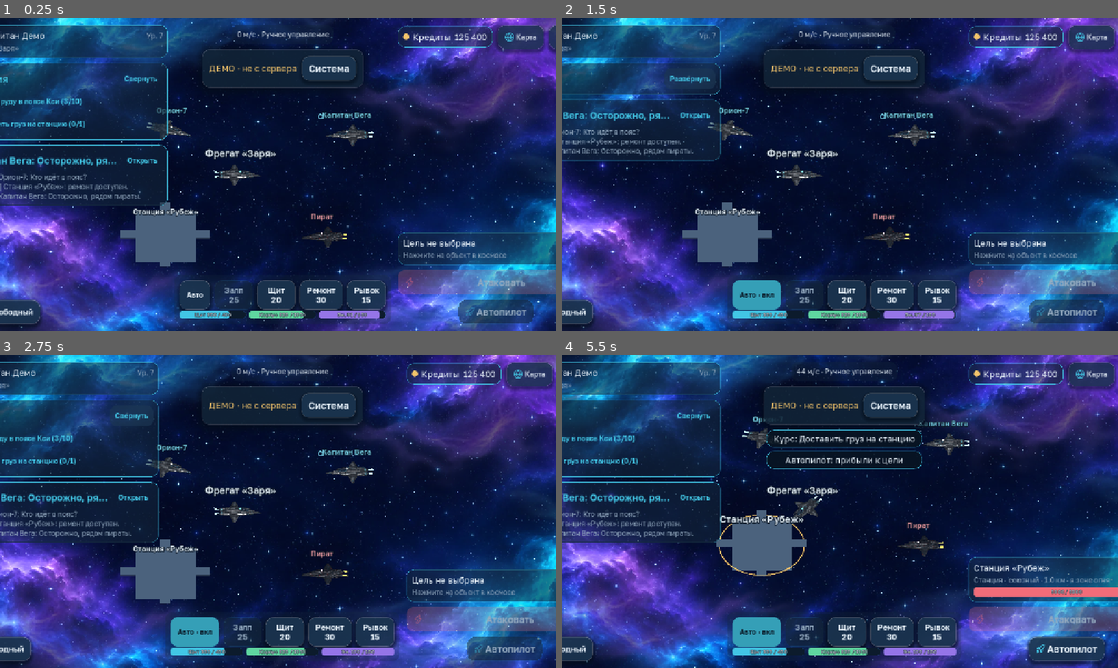
Above: before the commit, frames 1-4 (two rows, left to right).
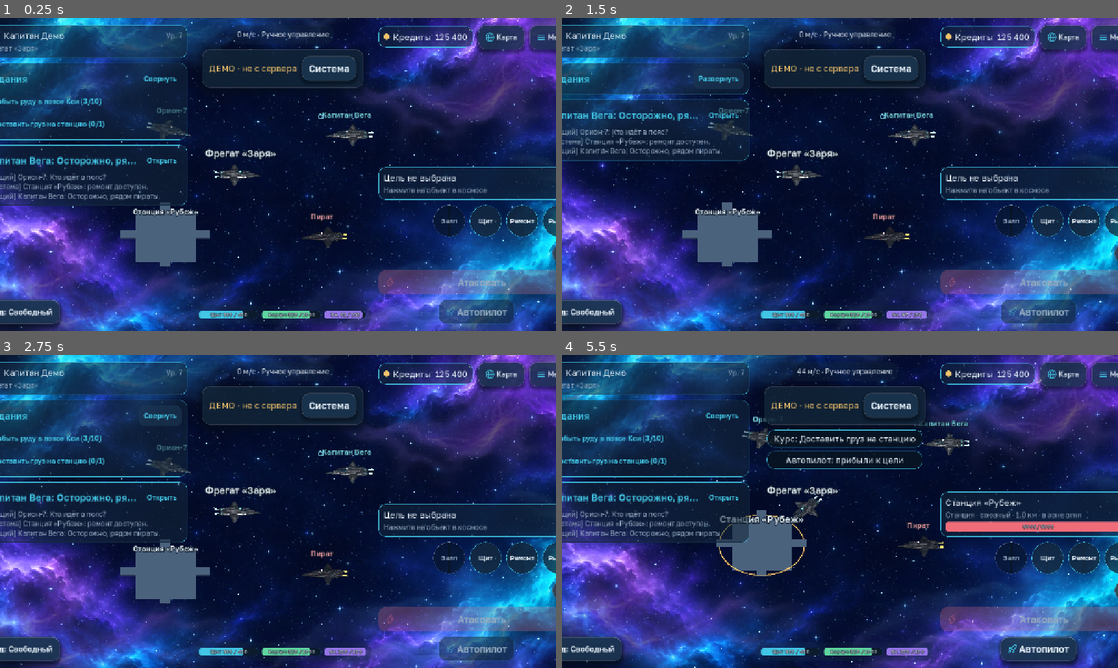
Above: after the commit, the same moments.

Repository: maillunex-lang/CosmocRPG
Game: Godot game, scene res://scenes/space.tscn
Two runs of this game, one before a commit and one after it. Both use one fixed random seed, a clock stepped at 60 frames per second and the inputs below. This scene is started directly instead of the project's main scene.
Inputs (mouse positions are in pixels of both pictures, inside the frame that each line leads up to):
- Up to frame 1 (0.25 s): no input
- Up to frame 2 (1.5 s): click (756, 293) at 0.5 s, where only the run before the commit has a clickable "Авто"; click "Свернуть" at 1.25 s
- Up to frame 3 (2.75 s): click "Развернуть" at 2 s
- Up to frame 4 (5.5 s): click "Добыть руду в поясе Кси (3/10)" at 2.75 s; click "Доставить груз на станцию (0/…" at 3.5 s; click "Открыть" at 4.25 s; tap Enter at 5 s; drag from (678, 511) to (895, 442) at 5.02 s

The runs differ from the first frame. In frame 1, 12% of the frame differs, in the area x 0-100%, y 2-99%; in frame 2, 13%; in frame 3, 14%; in frame 4, 16%, in the area x 0-100%, y 2-100%.

Commit message:
fix: chat on the live server, skill cluster beside attack

Diff:
--- a/client/scripts/ui/hud.gd
+++ b/client/scripts/ui/hud.gd
@@ -198,6 +198,7 @@
 		b.disabled = true
 	_attack.variant = ActionButton.Variant.DANGER
 	_build_skills()
+	_dock_skills()
 
 	# иконки боевого кластера и верхнего правого угла: интерфейс легче читается
 	Icons.apply(_attack, "zap", Tokens.DANGER, 22)
@@ -293,8 +294,9 @@
 	chat_panel.name = "ChatPanel"
 	_chat_lines.get_parent().add_child(chat_panel)
 	chat_panel.bind(gw)
-	_chat_lines.visible = not gw.has_chat()
-	chat_panel.visible = gw.has_chat()
+	var online := not (gw.has_method("is_demo") and gw.is_demo())
+	_chat_lines.visible = not online
+	chat_panel.visible = online
 	chat_panel.unread_changed.connect(func(n: int) -> void:
 		_chat_card.title = "Чат" if n <= 0 else "Чат · %d" % n)
 	chat_panel.expand_requested.connect(func() -> void: chat_requested.emit())
@@ -386,7 +388,7 @@
 	%DemoLabel.visible = gw.is_demo()
 	_system_button.visible = gw.is_demo()
 	_setup_chat(gw)   # панель чата создаётся при привязке к шлюзу (с 0.3.2 вызов был забыт: в игре оставалась демо-заглушка)
-	if gw.has_chat():
+	if not (gw.has_method("is_demo") and gw.is_demo()):
 		gw.request_chat_history()   # история запрашивается при входе, до появления панели: запрашиваем ещё раз уже для неё
 	apply_state(gw.snapshot())
 	if gw.has_signal("server_updated"):
@@ -455,6 +457,77 @@
 	_sell_button.tooltip_text = "" if bool(ship.get("in_safe", false)) else "Продавать груз можно только у станции"
 
 
+
+func _dock_skills() -> void:
+	var right := _attack.get_parent()
+	_skills_grid.reparent(right, false)
+	right.move_child(_skills_grid, _attack.get_index())
+	_skills_grid.size_flags_horizontal = Control.SIZE_SHRINK_END
+	if _skills_grid is GridContainer:
+		(_skills_grid as GridContainer).columns = 2
+	_auto_skills.reparent(right, false)
+	right.move_child(_auto_skills, _attack.get_index())
+	_auto_skills.size_flags_horizontal = Control.SIZE_SHRINK_END
+	_auto_skills.custom_minimum_size = Vector2(52, 52)
+	_auto_skills.text = "Авто"
+	_round_button(_auto_skills, 52)
+	for b in _skill_buttons:
+		_round_button(b, 74)
+	_paint_auto()
+
+
+func _round_button(b: Button, side: float) -> void:
+	b.custom_minimum_size = Vector2(side, side)
+	b.clip_text = true
+	b.autowrap_mode = TextServer.AUTOWRAP_WORD_SMART
+	b.add_theme_font_size_override("font_size", 13 if side < 60 else 15)
+	var sb := StyleBoxFlat.new()
+	sb.bg_color = Color(Tokens.SURFACE, 0.78)
+	sb.border_color = Color(Tokens.ACCENT, 0.55)
+	sb.set_border_width_all(1)
+	sb.set_corner_radius_all(int(side * 0.5))
+	sb.content_margin_left = 6
+	sb.content_margin_right = 6
+	sb.content_margin_top = 6
+	sb.content_margin_bottom = 6
+	var hover := sb.duplicate() as StyleBoxFlat
+	hover.bg_color = Color(Tokens.ACCENT, 0.28)
+	var pressed := sb.duplicate() as StyleBoxFlat
+	pressed.bg_color = Color(Tokens.ACCENT, 0.45)
+	var disabled := sb.duplicate() as StyleBoxFlat
+	disabled.bg_color = Color(Tokens.BG, 0.55)
+	disabled.border_color = Color(Tokens.TEXT_MUTED, 0.25)
+	b.add_theme_stylebox_override("normal", sb)
+	b.add_theme_stylebox_override("hover", hover)
+	b.add_theme_stylebox_override("pressed", pressed)
+	b.add_theme_stylebox_override("disabled", disabled)
+	b.add_theme_stylebox_override("focus", sb)
+
+
+func _paint_auto() -> void:
+	if _auto_skills == null:
+		return
+	var on := _auto_skills.button_pressed
+	var sb := StyleBoxFlat.new()
+	sb.set_corner_radius_all(26)
+	sb.set_border_width_all(2)
+	sb.content_margin_left = 2
+	sb.content_margin_right = 2
+	sb.content_margin_top = 2
+	sb.content_margin_bottom = 2
+	if on:
+		sb.bg_color = Color(0.96, 0.97, 1.0, 0.96)
+		sb.border_color = Color(1, 1, 1, 0.95)
+	else:
+		sb.bg_color = Color(0.28, 0.31, 0.36, 0.88)
+		sb.border_color = Color(0.55, 0.58, 0.64, 0.45)
+	for state_name in ["normal", "hover", "pressed", "focus", "disabled"]:
+		_auto_skills.add_theme_stylebox_override(state_name, sb)
+	_auto_skills.add_theme_color_override("font_color", Color(0.12, 0.14, 0.18) if on else Color(0.75, 0.78, 0.82))
+	_auto_skills.add_theme_color_override("font_disabled_color", Color(0.55, 0.58, 0.62))
+	_auto_skills.add_theme_font_size_override("font_size", 12)
+
+
 func _build_skills() -> void:
 	for i in 4:
 		var b := ActionButton.new()
@@ -477,6 +550,14 @@
 
 
 func _process(_delta: float) -> void:
+	if _auto_skills != null and _auto_skills.button_pressed and not _auto_skills.disabled and not UiSettings.reduce_motion():
+		var pulse := 0.5 + 0.5 * sin(float(Time.get_ticks_msec()) / 220.0)
+		_auto_skills.modulate = Color(1.0, 1.0, 1.0, 0.82 + 0.18 * pulse)
+		_auto_skills.scale = Vector2.ONE * (1.0 + 0.04 * pulse)
+		_auto_skills.pivot_offset = _auto_skills.size * 0.5
+	elif _auto_skills != null:
+		_auto_skills.modulate = Color(0.72, 0.75, 0.8) if not _auto_skills.button_pressed else Color.WHITE
+		_auto_skills.scale = Vector2.ONE
 	if gateway == null:
 		return
 	# ручное управление с клавиатуры (проверка на компьютере): W A S D плюс джойстик
@@ -651,12 +732,13 @@
 		if fill != null:
 			fill.anchor_right = clampf(cd / maxf(float(s["cooldown"]), 0.001), 0.0, 1.0) if cd > 0.0 else 0.0
 			fill.offset_right = 0.0
-		b.text = ("%s\n%d с" % [s["name"], int(ceil(cd))]) if cd > 0.0 else ("%s\n%d" % [s["name"], int(s["energy_cost"])])
+		var skill_name := str(s["name"])
+		b.text = str(int(ceil(cd))) if cd > 0.0 else skill_name
+		b.tooltip_text = "%s · энергия %d · перезарядка %d с" % [skill_name, int(s["energy_cost"]), int(s["cooldown"])]
 		var blocked: bool = not bool(s.get("enabled", true)) or bool(ship.get("dead", false)) or cd > 0.0 or float(ship.get("energy", 0.0)) < float(s["energy_cost"])
 		if s["needs_target"]:
 			blocked = blocked or not has_target or friendly or not state.get("target_in_range", false)
 		b.disabled = blocked
-		b.tooltip_text = "Энергия: %d, перезарядка: %d с" % [int(s["energy_cost"]), int(s["cooldown"])]
 		if not bool(s.get("enabled", true)):
 			b.tooltip_text = "Навык не изучен" if str(s.get("unavailable_reason", "")) == "ability_not_learned" else "Требуется установленный модуль"
 
@@ -669,7 +751,9 @@
 	_autopilot.disabled = not has_target and not guided and not state.get("autopilot", false)
 	_set_toggle(_autopilot, "Автопилот", bool(state.get("autopilot", false)))
 	_auto_skills.disabled = not combat_ok
-	_set_toggle(_auto_skills, "Авто" if combat_ok else "Авто · скоро", bool(state.get("auto_skills", false)))
+	_auto_skills.set_pressed_no_signal(bool(state.get("auto_skills", false)))
+	_auto_skills.text = "Авто"
+	_paint_auto()
 
 
 func _set_toggle(b: ActionButton, label: String, on: bool) -> void:
